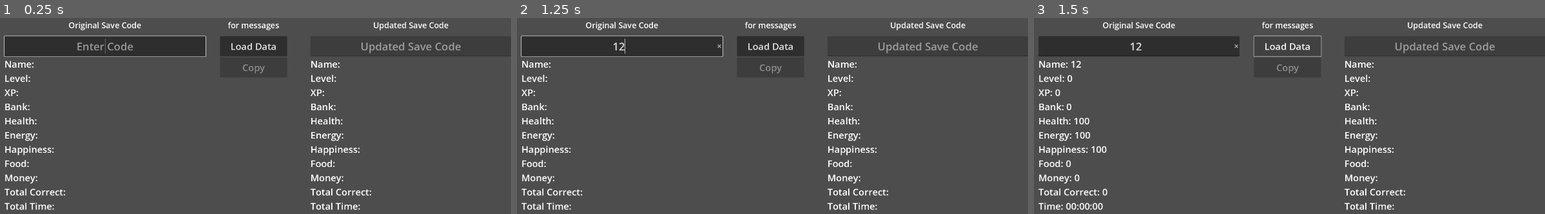
Above: before the commit, frames 1-3 (left to right).
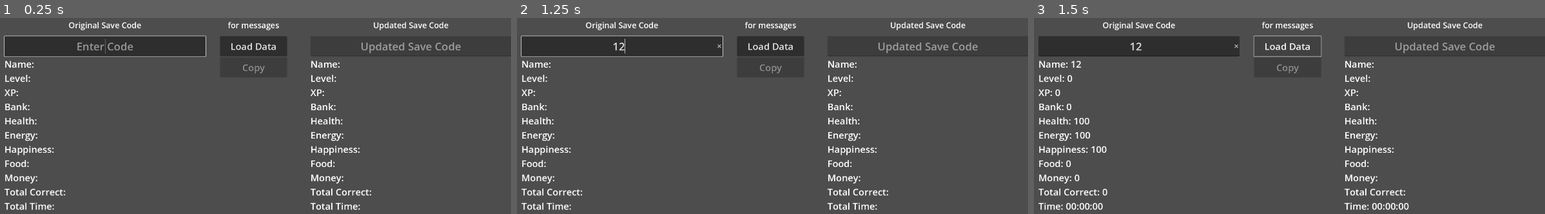
Above: after the commit, the same moments.

Repository: jweimerjr46/update-stats
Game: Godot game, scene res://main_menu.tscn
Two runs of this game, one before a commit and one after it. Both use one fixed random seed, a clock stepped at 60 frames per second and the inputs below.
Inputs (mouse positions are in pixels of both pictures, inside the frame that each line leads up to):
- Up to frame 1 (0.25 s): no input
- Up to frame 2 (1.25 s): click (624, 45) at 0.52 s; type "12" at 0.6 s
- Up to frame 3 (1.5 s): click "Load Data" at 1.25 s

Frames 1-2 are identical in both runs. In frame 3, 0.2% of the frame differs, in the area x 61-74%, y 94-99%.

Commit message:
got the variables updated and load button working, continuing to work on the UI

Diff:
--- a/MainMenu.gd
+++ b/MainMenu.gd
@@ -28,12 +28,24 @@
 @onready var correct_label_updated = $HBoxContainer/MarginContainer2/VBoxContainerAfter/CorrectLabelAfter
 @onready var time_label_updated = $HBoxContainer/MarginContainer2/VBoxContainerAfter/TimeLabelAfter
 
+var updated_player_name
+var updated_level
+var updated_xp
+var updated_bank
+var updated_player_health
+var updated_energy
+var updated_happiness
+var updated_food
+var updated_money
+var updated_alltime_correct
+var updated_total_time_played
+
 var valid_save_code = false
 
 # Called when the node enters the scene tree for the first time.
 func _ready():
 	game_code.grab_focus()
-	encode_data("4")
+
 
 
 @warning_ignore("unused_parameter")
@@ -51,15 +63,18 @@
 			decode_data(game_code.text)
 			if valid_save_code == false:
 				message_label.text = "Invalid Save Code!"
+				game_code_updated.text = ""
 				reset_labels()
 			else:
 				set_labels()
+				set_updated_labels()
 				message_label.text = "Data Loaded"
+				game_code_updated.text = encode_data()
 				$HBoxContainer/VBoxContainer/CopyNewCodeButton.disabled = false
 
 
-func encode_data(to_encode):
-	var data_array = [str(Global.level).lpad(2, "0"), str(int(Global.xp)).lpad(7, "0"), str(Global.bank).lpad(7, "0"), str(Global.player_health).lpad(3, "0"), str(Global.energy).lpad(3, "0"), str(Global.happiness).lpad(3, "0"), str(Global.food).lpad(3, "0"), str(Global.money).lpad(3, "0"), str(Global.alltime_correct).lpad(6, "0"), str(Global.total_time_played).lpad(6, "0")]
+func encode_data():
+	var data_array = [str(updated_level).lpad(2, "0"), str(int(updated_xp)).lpad(7, "0"), str(updated_bank).lpad(7, "0"), str(updated_player_health).lpad(3, "0"), str(updated_energy).lpad(3, "0"), str(updated_happiness).lpad(3, "0"), str(updated_food).lpad(3, "0"), str(updated_money).lpad(3, "0"), str(updated_alltime_correct).lpad(6, "0"), str(updated_total_time_played).lpad(6, "0")]
 	var whole_number = ""
 	for d in data_array:
 		whole_number += d
@@ -77,7 +92,7 @@
 			checksum += int(c)
 
 	var name_check = ""
-	for c in Global.player_name:
+	for c in updated_player_name:
 		name_check += str(c.unicode_at(0))
 	checksum += int(name_check.substr(0, 6))
 
@@ -95,7 +110,7 @@
 
 	print(numbers_hex)
 
-	save_code = Global.player_name + "-" + save_code.substr(0, len(save_code) - 1)
+	save_code = updated_player_name + "-" + save_code.substr(0, len(save_code) - 1)
 
 	print(save_code)
 	return save_code
@@ -165,6 +180,20 @@
 	Global.money = int(whole_number.substr(28, 3))
 	Global.alltime_correct = int(whole_number.substr(31, 6))
 	Global.total_time_played = int(whole_number.substr(37, 6))
+
+	updated_player_name = player_name
+	updated_level = int(whole_number.substr(0, 2))
+	updated_xp = int(whole_number.substr(2, 7))
+	updated_bank = int(whole_number.substr(9, 7))
+	updated_player_health = int(whole_number.substr(16, 3))
+	updated_energy = int(whole_number.substr(19, 3))
+	updated_happiness = int(whole_number.substr(22, 3))
+	updated_food = int(whole_number.substr(25, 3))
+	updated_money = int(whole_number.substr(28, 3))
+	updated_alltime_correct = int(whole_number.substr(31, 6))
+	updated_total_time_played = int(whole_number.substr(37, 6))
+
+
 
 	valid_save_code = true
 
@@ -182,6 +211,18 @@
 	correct_label.text = "Total Correct: "
 	time_label.text = "Total Time: "
 
+	name_label_updated.text = "Name: "
+	level_label_updated.text = "Level: "
+	xp_label_updated.text = "XP: "
+	bank_label_updated.text = "Bank: "
+	health_label_updated.text = "Health: "
+	energy_label_updated.text = "Energy: "
+	happiness_label_updated.text = "Happiness: "
+	food_label_updated.text = "Food: "
+	money_label_updated.text = "Money: "
+	correct_label_updated.text = "Total Correct: "
+	time_label_updated.text = "Total Time: "
+
 func set_labels():
 	name_label.text = "Name: " + Global.player_name
 	level_label.text = "Level: " + str(Global.level)
@@ -195,12 +236,26 @@
 	correct_label.text = "Total Correct: " + str(Global.alltime_correct)
 	update_time_label(Global.total_time_played)
 
+func set_updated_labels():
+	name_label_updated.text = "Name: " + Global.player_name
+	level_label_updated.text = "Level: " + str(Global.level)
+	xp_label_updated.text = "XP: " + str(Global.xp)
+	bank_label_updated.text = "Bank: " + str(Global.bank)
+	health_label_updated.text = "Health: " + str(Global.player_health)
+	energy_label_updated.text = "Energy: " + str(Global.energy)
+	happiness_label_updated.text = "Happiness: " + str(Global.happiness)
+	food_label_updated.text = "Food: " + str(Global.food)
+	money_label_updated.text = "Money: " + str(Global.money)
+	correct_label_updated.text = "Total Correct: " + str(Global.alltime_correct)
+	update_time_label(Global.total_time_played)
+
 
 func update_time_label(time):
 	var hours = floor(time / 3600)
 	var minutes = floor(int(time/60) % 60)
 	var seconds = int(time) % 60
 	time_label.text = "Time: %02d:%02d:%02d" % [hours, minutes, seconds]
+	time_label_updated.text = "Time: %02d:%02d:%02d" % [hours, minutes, seconds]
 
 
 func _on_copy_new_code_button_pressed():
